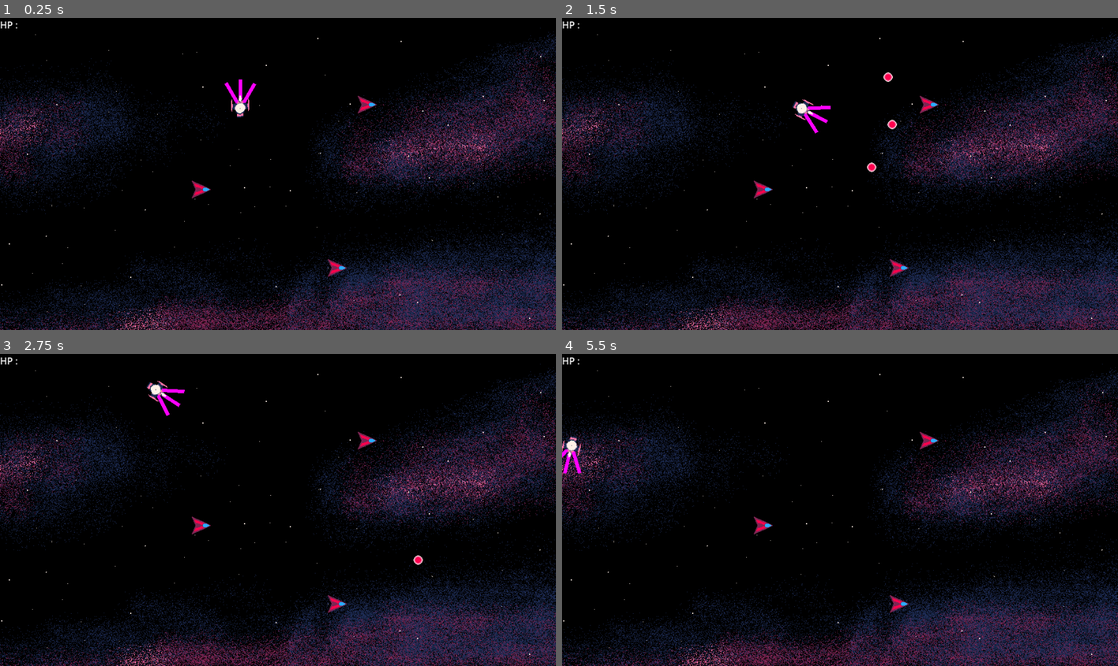
Above: before the commit, frames 1-4 (two rows, left to right).
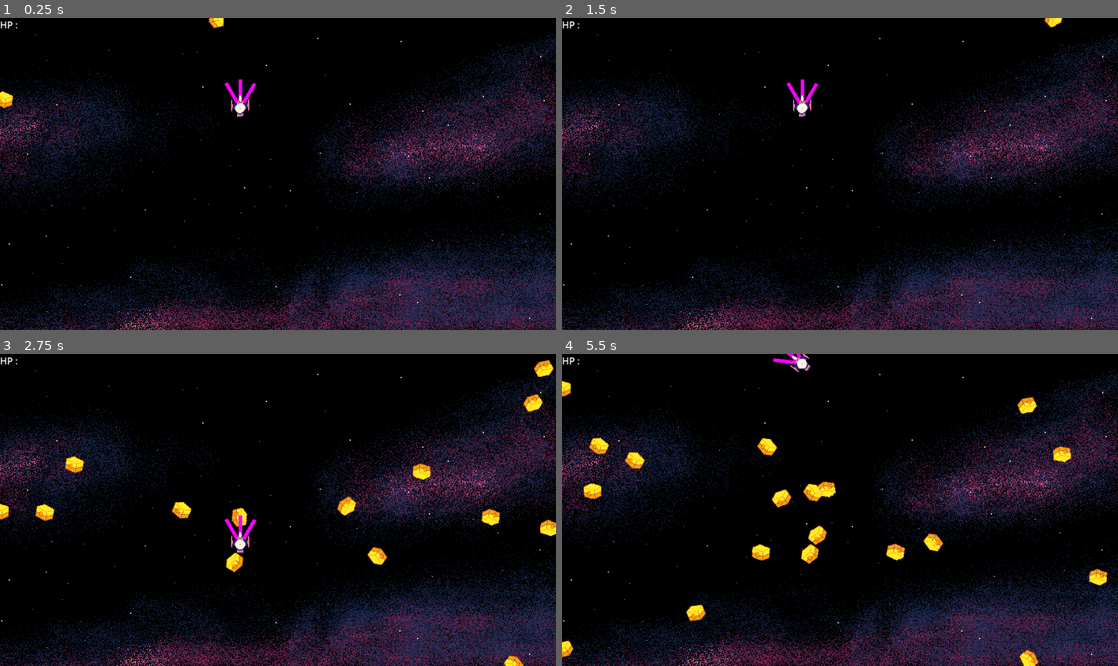
Above: after the commit, the same moments.

Repository: Lochi-dot-JPEG/LimitedSpaceLudumDare54
Game: Godot game, scene res://locations/battlefield.tscn
The game is run twice, just before and just after one commit, with the same random seed, the same clock (stepped at 60 frames per second) and the same inputs.
Inputs (mouse positions are in pixels of both pictures, inside the frame that each line leads up to):
- Up to frame 1 (0.25 s): no input
- Up to frame 2 (1.5 s): move the mouse to (962, 158) at 0.52 s; hold D (right) 0.53-1.25 s; hold J (shoot) 0.53-1.25 s; click (840, 270) at 1.25 s, where only the run after the commit has a clickable "Continue Game"
- Up to frame 3 (2.75 s): move the mouse to (166, 525) at 2.02 s; hold S (down) from 2.03 s (still down); tap J (shoot) at 2.1 s
- Up to frame 4 (5.5 s): move the mouse to (895, 441) at 2.77 s; release S (down) at 2.78 s; hold D (right) 2.78-3.5 s; hold J (shoot) 2.78-3.5 s; click (840, 606) at 3.5 s, where only the run after the commit has a clickable "Continue Game"; move the mouse to (812, 572) at 4.27 s; hold W (up) 4.28-5.03 s; tap J (shoot) at 4.35 s; move the mouse to (1006, 556) at 5.02 s; hold A (left) from 5.03 s (still down); hold J (shoot) from 5.03 s (still down)

The runs differ from the first frame. In frame 1, 0.5% of the frame differs, in the area x 0-68%, y 0-84%; in frame 2, 0.9%; in frame 3, 2.7%; in frame 4, 3.2%, in the area x 0-99%, y 0-100%.

Commit message:
Suppy crates and upgrading ship

Diff:
--- a/entities/bullet/bullet.tscn
+++ b/entities/bullet/bullet.tscn
@@ -6,6 +6,7 @@
 [sub_resource type="CircleShape2D" id="CircleShape2D_uqnic"]
 
 [node name="Bullet" type="Area2D" groups=["bullet"]]
+scale = Vector2(1.29, 1.29)
 collision_layer = 2
 collision_mask = 4
 script = ExtResource("1_brixn")
--- a/entities/enemies/enemy.gd
+++ b/entities/enemies/enemy.gd
@@ -1,8 +1,12 @@
 extends Area2D
 class_name Enemy
 
+var move_tween : Tween
+@onready var player = get_tree().get_first_node_in_group("player")
 var type = "e_melee"
 var hp = 1
+
+var move_speed = 250
 # Called when the node enters the scene tree for the first time.
 func _ready() -> void:
 	_on_ready()
@@ -34,3 +38,14 @@
 
 func _body_entered(_body):
 	pass
+
+
+
+func _queue_move_to_point(target : Vector2) -> void:
+	if not move_tween or not move_tween.is_running():
+		move_tween = create_tween().set_trans(Tween.TRANS_SINE)
+
+	var time = target.distance_to(global_position) / move_speed
+#
+	rotation = global_position.angle_to_point(target)
+	move_tween.tween_property(self,"global_position",target,time)
--- a/entities/enemies/melee_enemy.gd
+++ b/entities/enemies/melee_enemy.gd
@@ -1,9 +1,20 @@
 extends Enemy
 
+@export var acceleration = 0.5
+var velocity : Vector2
+var drag = 0.97
+var direction : Vector2
 
+var _check_direction_timer = 0.0
 func _physics_process(delta: float) -> void:
-	pass
+	if not move_tween or not move_tween.is_running():
+		var _inaccuracy_offset = Vector2(randi_range(-100,100),randi_range(-100,100))
+		var _extra = global_position.direction_to(player.global_position + _inaccuracy_offset) * randi_range(50,400)
+		_queue_move_to_point(player.global_position + _extra + _inaccuracy_offset)
 
+
+func _recheck_direction():
+	direction = global_position.direction_to(player.global_position)
 
 func _on_ready():
 	type = "e_melee"
--- a/entities/player/player.gd
+++ b/entities/player/player.gd
@@ -8,10 +8,19 @@
 @export var rotation_speed = 1.0
 @export var part_width = 50
 
+var shoot_timer : Timer
+
 var parts = []
 # Called when the node enters the scene tree for the first time.
 func _ready() -> void:
+
 	_load_parts()
+
+	shoot_timer = Timer.new()
+	add_child(shoot_timer)
+	shoot_timer.wait_time = 0.5
+	shoot_timer.connect("timeout",Callable(self,"_shoot"))
+	shoot_timer.start()
 
 
 # Called every frame. 'delta' is the elapsed time since the previous frame.
@@ -56,7 +65,7 @@
 		_point_in += TAU/12
 		parts.append(_new_part)
 
-func _input(event: InputEvent) -> void:
-	if event.is_action_pressed("shoot"):
-		for i in parts:
-			i._use()
+
+func _shoot():
+	for i in parts:
+		i._use()
--- /dev/null
+++ b/entities/suppy_crate/supply_crate.gd
@@ -0,0 +1,27 @@
+extends Enemy
+
+func _ready() -> void:
+	_on_ready()
+	# here to remove collision layer and mask change
+	hp = Stats.hp[type]
+	connect("area_entered",Callable(self,"_area_entered"))
+
+
+func _on_ready() -> void:
+	await get_tree().physics_frame
+	type = "supply_crate"
+	var _inaccuracy_offset = Vector2(randi_range(-100,100),randi_range(-100,100))
+	_queue_move_to_point(Vector2(475,275) + _inaccuracy_offset)
+	connect("body_entered",Callable(self,"_body_entered"))
+
+
+func _area_entered(area):
+	pass
+	# this is here so that the crate cant take damage
+
+#
+func _body_entered(body):
+	print(body)
+	if body.is_in_group("player"):
+		Stats.crate_reward = Stats.parts.keys().pick_random()
+		get_tree().call_deferred("change_scene_to_file","res://locations/ShipEditor/ShipEditor.tscn")
--- /dev/null
+++ b/entities/suppy_crate/supply_crate.tscn
@@ -0,0 +1,17 @@
+[gd_scene load_steps=4 format=3 uid="uid://b35vts6kil1lx"]
+
+[ext_resource type="Script" path="res://entities/suppy_crate/supply_crate.gd" id="1_upu42"]
+[ext_resource type="Texture2D" uid="uid://cklys2pinvb8j" path="res://entities/suppy_crate/supply_crate.png" id="2_st5qo"]
+
+[sub_resource type="RectangleShape2D" id="RectangleShape2D_2remf"]
+
+[node name="SupplyCrate" type="Area2D"]
+collision_layer = 4
+collision_mask = 4
+script = ExtResource("1_upu42")
+
+[node name="CollisionShape2D" type="CollisionShape2D" parent="."]
+shape = SubResource("RectangleShape2D_2remf")
+
+[node name="Sprite2D" type="Sprite2D" parent="."]
+texture = ExtResource("2_st5qo")
--- a/locations/ShipEditor/ShipEditor.gd
+++ b/locations/ShipEditor/ShipEditor.gd
@@ -1,15 +1,39 @@
 extends Control
+@onready var snap_points: Control = $Ship/Snap_Points
 
-
+var part_node = preload("res://locations/ShipEditor/UIPART/part.tscn")
 # Called when the node enters the scene tree for the first time.
 func _ready() -> void:
-	pass # Replace with function body.
+	_load_parts()
 
+func _load_parts():
+	for i in get_children():
+		if i.is_in_group("part"):
+			i.queue_free()
+	var index = 0
+	var created_parts = []
+	for i in Stats.player_parts:
+		if i == null:
+			index += 1
+			continue
+		var new_part = part_node.instantiate()
+		new_part.type = i
+		add_child(new_part)
+		new_part.global_position = snap_points.get_node(str(index+1)).global_position
+		new_part._scan_for_others()
+		new_part._attach_to_part(index)
+		created_parts.append(new_part)
+		index += 1
+	if Stats.crate_reward != "":
+		var new_part = part_node.instantiate()
+		add_child(new_part)
 
-# Called every frame. 'delta' is the elapsed time since the previous frame.
-func _process(delta: float) -> void:
-	pass
-
+		new_part.type = Stats.crate_reward
+		Stats.crate_reward = ""
+		new_part.global_position = Vector2(856, 272)
+		new_part._scan_for_others()
+	for i in created_parts:
+		i._scan_for_others()
 
 func _on_button_pressed() -> void:
 	var part_info = []
--- a/locations/ShipEditor/ShipEditor.tscn
+++ b/locations/ShipEditor/ShipEditor.tscn
@@ -1,8 +1,9 @@
-[gd_scene load_steps=4 format=3 uid="uid://bd3fn0m6xnf0"]
+[gd_scene load_steps=5 format=3 uid="uid://bd3fn0m6xnf0"]
 
 [ext_resource type="Script" path="res://locations/ShipEditor/ShipEditor.gd" id="1_1y200"]
 [ext_resource type="Texture2D" uid="uid://c7jgeasirx6o1" path="res://entities/player/ship.png" id="2_j824b"]
 [ext_resource type="PackedScene" uid="uid://bg4wl7g2ihmqq" path="res://locations/ShipEditor/UIPART/part.tscn" id="3_cuk5q"]
+[ext_resource type="Texture2D" uid="uid://u623o4oqgkii" path="res://locations/background.png" id="4_3e8j4"]
 
 [node name="ShipEditor" type="Control"]
 layout_mode = 3
@@ -272,8 +273,10 @@
 
 [node name="Label" type="Label" parent="."]
 layout_mode = 0
-offset_right = 40.0
-offset_bottom = 23.0
+offset_left = 16.0
+offset_top = 16.0
+offset_right = 335.0
+offset_bottom = 169.0
 text = "Drag ship parts on ship to attach,
 
 If a part isn't attached it will be discarded
@@ -309,4 +312,41 @@
 grow_vertical = 0
 text = "Continue Game"
 
+[node name="ColorRect" type="ColorRect" parent="."]
+layout_mode = 1
+anchors_preset = 6
+anchor_left = 1.0
+anchor_top = 0.5
+anchor_right = 1.0
+anchor_bottom = 0.5
+offset_left = -149.0
+offset_top = -50.5
+offset_right = -41.0
+offset_bottom = 57.5
+grow_horizontal = 0
+grow_vertical = 2
+mouse_filter = 2
+color = Color(1, 0.639216, 0, 1)
+
+[node name="ColorRect2" type="ColorRect" parent="."]
+z_index = -65
+layout_mode = 1
+anchors_preset = 15
+anchor_right = 1.0
+anchor_bottom = 1.0
+grow_horizontal = 2
+grow_vertical = 2
+mouse_filter = 2
+color = Color(0, 0, 0, 0.611765)
+metadata/_edit_lock_ = true
+
+[node name="TextureRect" type="TextureRect" parent="."]
+z_index = -200
+layout_mode = 0
+offset_right = 40.0
+offset_bottom = 40.0
+mouse_filter = 2
+texture = ExtResource("4_3e8j4")
+metadata/_edit_lock_ = true
+
 [connection signal="pressed" from="Button" to="." method="_on_button_pressed"]
--- a/locations/ShipEditor/UIPART/part.gd
+++ b/locations/ShipEditor/UIPART/part.gd
@@ -5,21 +5,25 @@
 var held = false
 
 var _snap_from = 80
+@onready var snap_point_parent: Control = $"../Ship/Snap_Points"
 
 var snap_points = []
 var type = "basic"
 var attached_to = null
 
+
 var other_parts = []
 # Called when the node enters the scene tree for the first time.
 func _ready() -> void:
-	for i in get_node("../Ship/Snap_Points").get_children():
+	for i in snap_point_parent.get_children():
 		snap_points.append([i,i.global_position])
+	_scan_for_others()
+
+func _scan_for_others():
+	other_parts = []
 	for i in get_parent().get_children():
-		if i.is_in_group("part") and i != self:
+		if i.is_in_group("part") and i != self and not i.is_queued_for_deletion():
 			other_parts.append(i)
-
-
 # Called every frame. 'delta' is the elapsed time since the previous frame.
 func _process(delta: float) -> void:
 	if held:
@@ -64,3 +68,9 @@
 		return
 	global_position = closest_node.global_position - Vector2(0,24)
 	rotation = global_position.angle_to_point(Vector2(445.5,250)) + PI
+
+func _attach_to_part(index):
+	global_position = snap_points[index][1] - Vector2(0,24)
+	print(global_position)
+	attached_to = snap_points[index][0]
+	rotation = global_position.angle_to_point(Vector2(445.5,250)) + PI
--- a/locations/battlefield.tscn
+++ b/locations/battlefield.tscn
@@ -1,11 +1,17 @@
 [gd_scene load_steps=5 format=3 uid="uid://bj3emfmsw2iq3"]
 
+[ext_resource type="Script" path="res://scripts/enemy_spawner.gd" id="1_0cil5"]
 [ext_resource type="Texture2D" uid="uid://u623o4oqgkii" path="res://locations/background.png" id="2_78203"]
 [ext_resource type="PackedScene" uid="uid://d0b3i4hxgty3f" path="res://entities/player/player.tscn" id="2_ralfc"]
 [ext_resource type="Script" path="res://locations/Ui.gd" id="3_ajoqx"]
-[ext_resource type="PackedScene" uid="uid://bho0k88mb34fx" path="res://entities/enemies/melee_enemy.tscn" id="4_unxt0"]
 
 [node name="Battlefield" type="Node2D"]
+
+[node name="Enemies" type="Node2D" parent="."]
+position = Vector2(474, 266.5)
+
+[node name="EnemySpawner" type="Node" parent="Enemies"]
+script = ExtResource("1_0cil5")
 
 [node name="Background" type="Sprite2D" parent="."]
 z_index = -400
@@ -32,15 +38,6 @@
 offset_bottom = 23.0
 text = "HP : "
 
-[node name="MeleeEnemy" parent="." instance=ExtResource("4_unxt0")]
-position = Vector2(343, 293)
-
-[node name="MeleeEnemy2" parent="." instance=ExtResource("4_unxt0")]
-position = Vector2(626, 148)
-
-[node name="MeleeEnemy3" parent="." instance=ExtResource("4_unxt0")]
-position = Vector2(575, 427)
-
 [node name="StaticBody2D" type="StaticBody2D" parent="."]
 collision_layer = 255
 collision_mask = 0
--- a/parts/basic_gun.gd
+++ b/parts/basic_gun.gd
@@ -7,5 +7,4 @@
 func _use():
 	var _dir = Vector2(cos(global_rotation),sin(global_rotation))
 	_create_bullet(_dir,Stats.speed[type],Stats.damage[type],Stats.lifetime[type])
-	print("shoot")
 # Called every frame. 'delta' is the elapsed time since the previous frame.
--- /dev/null
+++ b/scripts/enemy_spawner.gd
@@ -0,0 +1,35 @@
+extends Node
+var enemies = [
+	preload("res://entities/enemies/melee_enemy.tscn"),
+]
+var upgrade_node = preload("res://entities/suppy_crate/supply_crate.tscn")
+var difficulty_increase = 0.99
+var enemy_timer : Timer
+
+var enemy_ranges = []
+func _ready() -> void:
+	var view_size = Vector2(ProjectSettings.get_setting_with_override("display/window/size/viewport_width"),ProjectSettings.get_setting_with_override("display/window/size/viewport_height"))
+	enemy_ranges.append([Vector2(0,0),Vector2(0,view_size.y)])
+	enemy_ranges.append([Vector2(view_size.x,0),Vector2(view_size.x,view_size.y)])
+	enemy_ranges.append([Vector2(0,0),Vector2(view_size.x,0)])
+	enemy_ranges.append([Vector2(0,view_size.y),Vector2(view_size.x,view_size.y)])
+
+
+	enemy_timer = Timer.new()
+	add_child(enemy_timer)
+	enemy_timer.wait_time = 0.1
+	enemy_timer.connect("timeout",Callable(self,"_create_enemy"))
+	enemy_timer.start()
+
+func _create_enemy():
+
+	enemy_timer.wait_time *= difficulty_increase
+	enemy_timer.start()
+	var _new_enemy = enemies.pick_random()
+	if randf() < 1.08:
+		_new_enemy = upgrade_node
+	_new_enemy = _new_enemy.instantiate()
+	get_parent().add_child(_new_enemy)
+	var range = enemy_ranges.pick_random()
+	_new_enemy.global_position = Vector2(randi_range(range[0].x,range[1].x),randi_range(range[0].y,range[1].y))
+	#print("created_enemy")
--- a/scripts/stat_manager.gd
+++ b/scripts/stat_manager.gd
@@ -38,10 +38,11 @@
 
 var hp = {
 	"e_melee":14,
-
+	"supply_crate":9999999,
 }
 
 var player_health = 10
+var crate_reward = ""
 # Called when the node enters the scene tree for the first time.
 func _ready() -> void:
 	pass # Replace with function body.
Binary file added: entities/suppy_crate/supply_crate.png
Not shown, added: entities/suppy_crate/supply_crate.png.import
